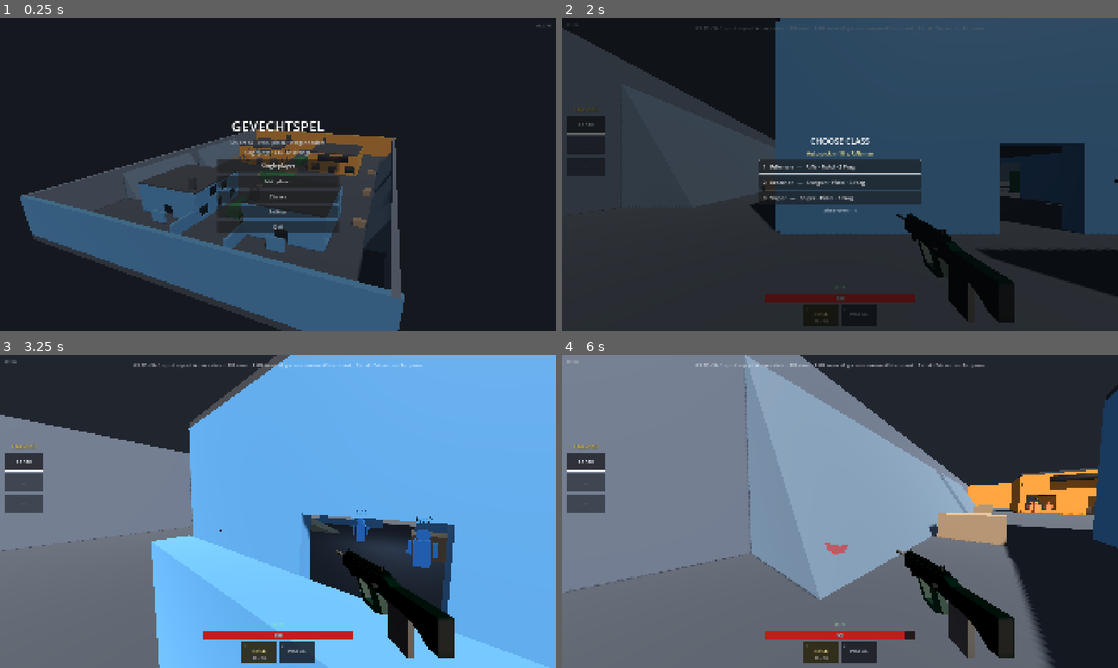
Above: before the commit, frames 1-4 (two rows, left to right).
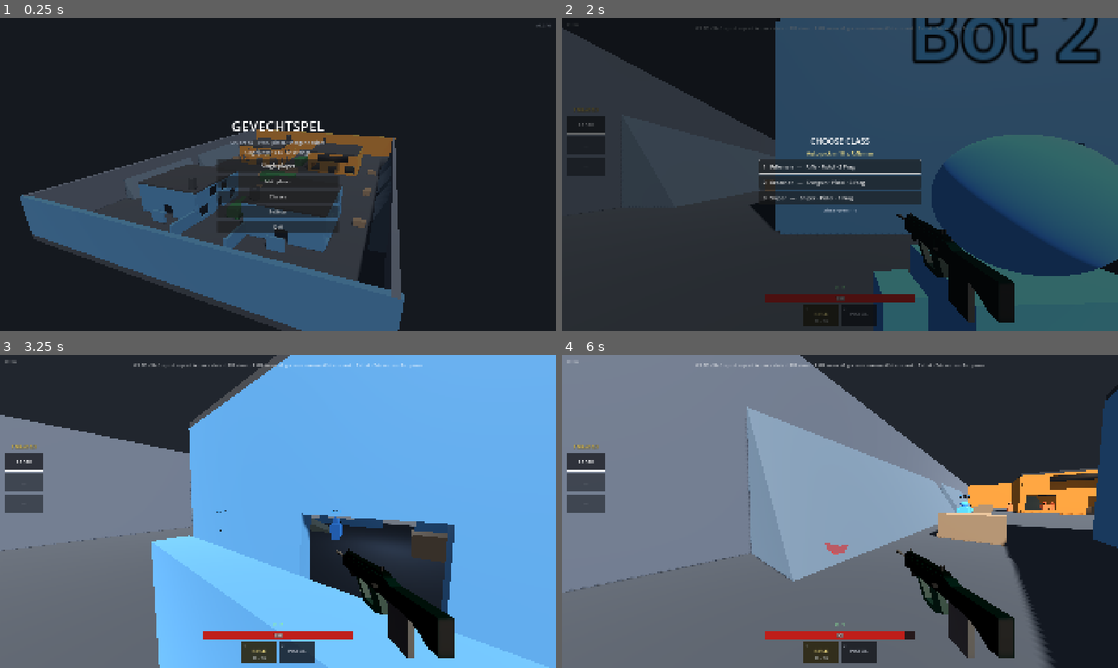
Above: after the commit, the same moments.

Repository: MezzoSplash/gevechtspel2
Game: Godot game, scene res://scenes/main.tscn
Two runs of this game, one before a commit and one after it. Both use one fixed random seed, a clock stepped at 60 frames per second and the inputs below. Sound files missing from this copy of the repository are replaced by a short silence.
Inputs (mouse positions are in pixels of both pictures, inside the frame that each line leads up to):
- Up to frame 1 (0.25 s): no input
- Up to frame 2 (2 s): click "Singleplayer" at 0.5 s; click "Play" at 1.25 s
- Up to frame 3 (3.25 s): tap Enter (use_streak) at 2 s; move the mouse to (400, 495) at 2.02 s; hold D (move_right) 2.03-2.78 s; hold T (chat) 2.03-2.78 s; click (400, 495) at 2.17 s; tap Space (jump) at 2.27, 3.02 s; move the mouse to (250, 511) at 2.77 s; hold W (move_forward) from 2.78 s (still down); tap Ctrl (crouch) at 2.85 s
- Up to frame 4 (6 s): keep holding W (move_forward); move the mouse to (851, 505) at 3.52 s; press the mouse at (851, 505) at 3.53 s; move the mouse to (834, 517) at 4.27 s; release the mouse at (834, 517) at 4.28 s; tap G (grenade) at 4.35 s; click (834, 517) at 4.42 s; tap Space (jump) at 4.52, 5.27 s; move the mouse to (878, 514) at 5.02 s; tap E (melee) at 5.1 s; move the mouse to (795, 508) at 5.77 s; tap Shift (sprint) at 5.85 s

The runs differ from the first frame. In frame 1, less than 0.1% of the frame differs, in the area x 24-70%, y 43-73%; in frame 2, 18%, in the area x 36-100%, y 0-100%; in frame 3, 0.7%; in frame 4, 5.2%.

Commit message:
WIP: surf-ramps terug naar 4,5 m (flank blijft breed genoeg, bovenramen zijn geen route)

Diff:
--- a/scenes/maps/townhouses.tscn
+++ b/scenes/maps/townhouses.tscn
@@ -1164,25 +1164,25 @@
 
 [node name="SurfWestN" type="CSGPolygon3D" parent="Arena"]
 transform = Transform3D(1, 0, 0, 0, 1, 0, 0, 0, 1, -28.000, 0, -1.800)
-polygon = PackedVector2Array(-0.1000, -0.1000, 3.5218, -0.1000, -0.1000, 6.1732)
+polygon = PackedVector2Array(-0.1000, -0.1000, 2.6558, -0.1000, -0.1000, 4.6732)
 depth = 22.20
 material = SubResource("Mat_surf")
 
 [node name="SurfWestS" type="CSGPolygon3D" parent="Arena"]
 transform = Transform3D(1, 0, 0, 0, 1, 0, 0, 0, 1, -28.000, 0, 24.000)
-polygon = PackedVector2Array(-0.1000, -0.1000, 3.5218, -0.1000, -0.1000, 6.1732)
+polygon = PackedVector2Array(-0.1000, -0.1000, 2.6558, -0.1000, -0.1000, 4.6732)
 depth = 22.20
 material = SubResource("Mat_surf")
 
 [node name="SurfEastN" type="CSGPolygon3D" parent="Arena"]
 transform = Transform3D(-1, 0, 0, 0, 1, 0, 0, 0, -1, 28.000, 0, -24.000)
-polygon = PackedVector2Array(-0.1000, -0.1000, 3.5218, -0.1000, -0.1000, 6.1732)
+polygon = PackedVector2Array(-0.1000, -0.1000, 2.6558, -0.1000, -0.1000, 4.6732)
 depth = 22.20
 material = SubResource("Mat_surf")
 
 [node name="SurfEastS" type="CSGPolygon3D" parent="Arena"]
 transform = Transform3D(-1, 0, 0, 0, 1, 0, 0, 0, -1, 28.000, 0, 1.800)
-polygon = PackedVector2Array(-0.1000, -0.1000, 3.5218, -0.1000, -0.1000, 6.1732)
+polygon = PackedVector2Array(-0.1000, -0.1000, 2.6558, -0.1000, -0.1000, 4.6732)
 depth = 22.20
 material = SubResource("Mat_surf")
 
